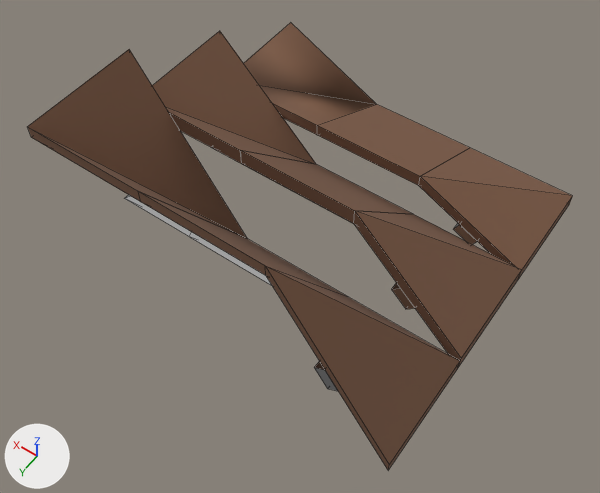
What one commit did to the FBX model Assets/Art/Models/Environment/Architecture/Ceilings.fbx.
One viewpoint serves both versions: a camera (50 mm lens) standing at (-23.36, 4.25, 8.51) and looking at (-21.05, 1.03, 3.44). Every picture has the same lights, and +X, +Y and +Z are marked at lower left. The picture after the commit comes second. Mesh edges are drawn as thin lines. Where no turn or scale is listed for an object, it has been applied to the vertices.

In view in the first picture: 'CeilingSlanted22,5', 'CeilingSlanted22,5CornerIn', 'CeilingSlanted22,5CornerOut', 'CeilingSlanted45', 'CeilingSlanted45CornerIn', 'CeilingSlanted45CornerOut', 'CeilingSlanted56,5', 'CeilingSlanted56,5CornerIn', 'CeilingSlanted56,5CornerOut'.
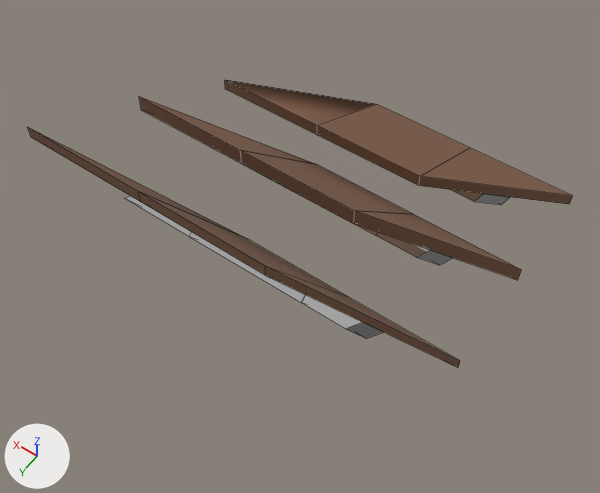
Commit message: Changed 3D model for ceiling corners

What differs and where, as boxes [x1, y1, x2, y2] in the pictures (600 x 493 px):
'CeilingSlanted56,5CornerIn', reshaped (41% shorter)
    before: [27, 49, 247, 238]
    after: [28, 127, 245, 238]
'CeilingSlanted56,5CornerOut', reshaped (50% shorter)
    before: [265, 266, 460, 470]
    after: [265, 266, 460, 367]
'CeilingSlanted45CornerOut', reshaped (55% shorter)
    before: [354, 211, 521, 366]
    after: [354, 211, 521, 280]
'CeilingSlanted45CornerIn', reshaped (7% wider, 45% shorter)
    before: [152, 31, 316, 178]
    after: [139, 97, 315, 178]
'CeilingSlanted22,5CornerOut', reshaped (56% shorter)
    before: [419, 148, 573, 279]
    after: [419, 148, 573, 205]
'CeilingSlanted22,5CornerIn', reshaped
    before: [244, 23, 376, 135]
    after: [225, 80, 375, 135]
part 1 of me_ceilingslanted22_5cornerin, deleted (brown)
    before: [244, 23, 376, 104]
part 2 of me_ceilingslanted22_5cornerout, cut back
    before: [419, 176, 573, 279]
    after: [419, 176, 573, 204]
part 3 of me_ceilingslanted22_5cornerout, cut back
    before: [453, 223, 477, 244]
    after: [474, 194, 510, 205]
part 4 of me_ceilingslanted45cornerin, cut back (brown)
    before: [152, 31, 316, 164]
part 5 of me_ceilingslanted56_5cornerin, cut back (brown)
    before: [27, 49, 247, 238]
part 6 of me_ceilingslanted56_5cornerout, cut back
    before: [265, 266, 460, 470]
    after: [265, 266, 460, 367]
part 7 of me_ceilingslanted56_5cornerout, cut back
    before: [314, 361, 338, 391]
    after: [346, 322, 383, 339]
part 8 of me_ceilingslanted45cornerout, cut back
    before: [354, 211, 521, 366]
    after: [354, 211, 521, 280]
part 9 of me_ceilingslanted45cornerout, cut back
    before: [392, 283, 415, 309]
    after: [416, 250, 452, 265]

What changed in the scene script:
```text
Change me_ceilingslanted22_5cornerin:
    verts and faces of me_ceilingslanted22_5cornerin; kept vertices keep their numbers, new ones are numbered from 20
    remove me_ceilingslanted22_5cornerin.from_pydata(...)  # 20 vertices, 17 faces; spans x 0.0..1.0, y 0.0..1.0, z 0.0..0.612
    add me_ceilingslanted22_5cornerin.from_pydata(...)  # 14 vertices, 10 faces; spans x 0.0..1.0, y 0.0..1.0, z 0.0..0.612
    me_ceilingslanted22_5cornerin part 1
    add delete_vertices([3, 7])  # with the faces that use them
    other edits to the shape of me_ceilingslanted22_5cornerin do not show in these pictures
Change me_ceilingslanted45cornerout:
    verts and faces of me_ceilingslanted45cornerout; kept vertices keep their numbers, new ones are numbered from 20
    remove me_ceilingslanted45cornerout.from_pydata(...)  # 20 vertices, 16 faces; spans x 0.0..1.0, y 0.0..1.001, z 0.0..1.142
    add me_ceilingslanted45cornerout.from_pydata(...)  # 14 vertices, 10 faces; spans x 0.0..1.0, y 0.0..1.001, z 0.0..1.142
    me_ceilingslanted45cornerout part 8
    add delete_vertices([1, 7])  # with the faces that use them
    add faces += [(2, 3, 5, 6)]  # mat_ceilingplanks (brown #7c5a45)
    me_ceilingslanted45cornerout part 9
    add delete_vertices([*range(12, 16)])  # with the faces that use them
    add faces += [(8, 9, 16, 11)]  # mat_imphenziapixpal (its picture is missing)
Change me_ceilingslanted22_5cornerout:
    verts and faces of me_ceilingslanted22_5cornerout; kept vertices keep their numbers, new ones are numbered from 20
    remove me_ceilingslanted22_5cornerout.from_pydata(...)  # 20 vertices, 16 faces; spans x 0.0..1.0, y 0.0..1.001, z 0.0..0.612
    add me_ceilingslanted22_5cornerout.from_pydata(...)  # 14 vertices, 10 faces; spans x 0.0..1.0, y 0.0..1.001, z 0.0..0.612
    me_ceilingslanted22_5cornerout part 2
    add delete_vertices([1, 4])  # with the faces that use them
    add faces += [(0, 5, 7, 2)]  # mat_ceilingplanks (brown #7c5a45)
    me_ceilingslanted22_5cornerout part 3
    add delete_vertices([12, 13, 18, 19])  # with the faces that use them
    add faces += [(8, 9, 17, 16)]  # mat_imphenziapixpal (its picture is missing)
Change me_ceilingslanted56_5cornerin:
    verts and faces of me_ceilingslanted56_5cornerin; kept vertices keep their numbers, new ones are numbered from 20
    remove me_ceilingslanted56_5cornerin.from_pydata(...)  # 20 vertices, 16 faces; spans x 0.0..1.0, y 0.0..1.0, z 0.0..1.6
    add me_ceilingslanted56_5cornerin.from_pydata(...)  # 14 vertices, 10 faces; spans x 0.0..1.0, y 0.0..1.0, z 0.0..1.6
    me_ceilingslanted56_5cornerin part 5
    add delete_vertices([2, 7])  # with the faces that use them
    add faces += [(1, 4, 5, 3)]  # mat_ceilingplanks (brown #7c5a45)
    other edits to the shape of me_ceilingslanted56_5cornerin do not show in these pictures
Change me_ceilingslanted45cornerin:
    verts and faces of me_ceilingslanted45cornerin; kept vertices keep their numbers, new ones are numbered from 20
    remove me_ceilingslanted45cornerin.from_pydata(...)  # 20 vertices, 16 faces; spans x 0.0..1.0, y 0.0..1.0, z 0.0..1.142
    add me_ceilingslanted45cornerin.from_pydata(...)  # 14 vertices, 10 faces; spans x 0.0..1.0, y 0.0..1.0, z 0.0..1.142
    me_ceilingslanted45cornerin part 4
    add delete_vertices([0, 7])  # with the faces that use them
    add faces += [(1, 2, 4, 5)]  # mat_ceilingplanks (brown #7c5a45)
    other edits to the shape of me_ceilingslanted45cornerin do not show in these pictures
Change me_ceilingslanted56_5cornerout:
    verts and faces of me_ceilingslanted56_5cornerout; kept vertices keep their numbers, new ones are numbered from 20
    remove me_ceilingslanted56_5cornerout.from_pydata(...)  # 20 vertices, 16 faces; spans x 0.0..1.0, y 0.0..1.0, z 0.0..1.6
    add me_ceilingslanted56_5cornerout.from_pydata(...)  # 14 vertices, 10 faces; spans x 0.0..1.0, y 0.0..1.0, z 0.0..1.6
    me_ceilingslanted56_5cornerout part 6
    add delete_vertices([2, 7])  # with the faces that use them
    add faces += [(0, 3, 5, 4)]  # mat_ceilingplanks (brown #7c5a45)
    me_ceilingslanted56_5cornerout part 7
    add delete_vertices([*range(12, 16)])  # with the faces that use them
    add faces += [(8, 10, 16, 11)]  # mat_imphenziapixpal (its picture is missing)
```
